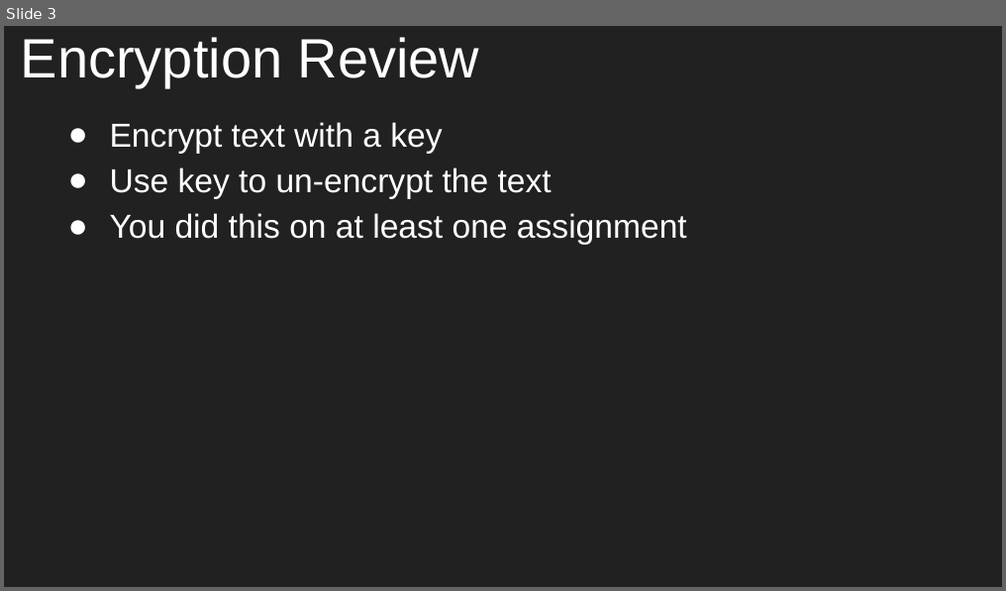
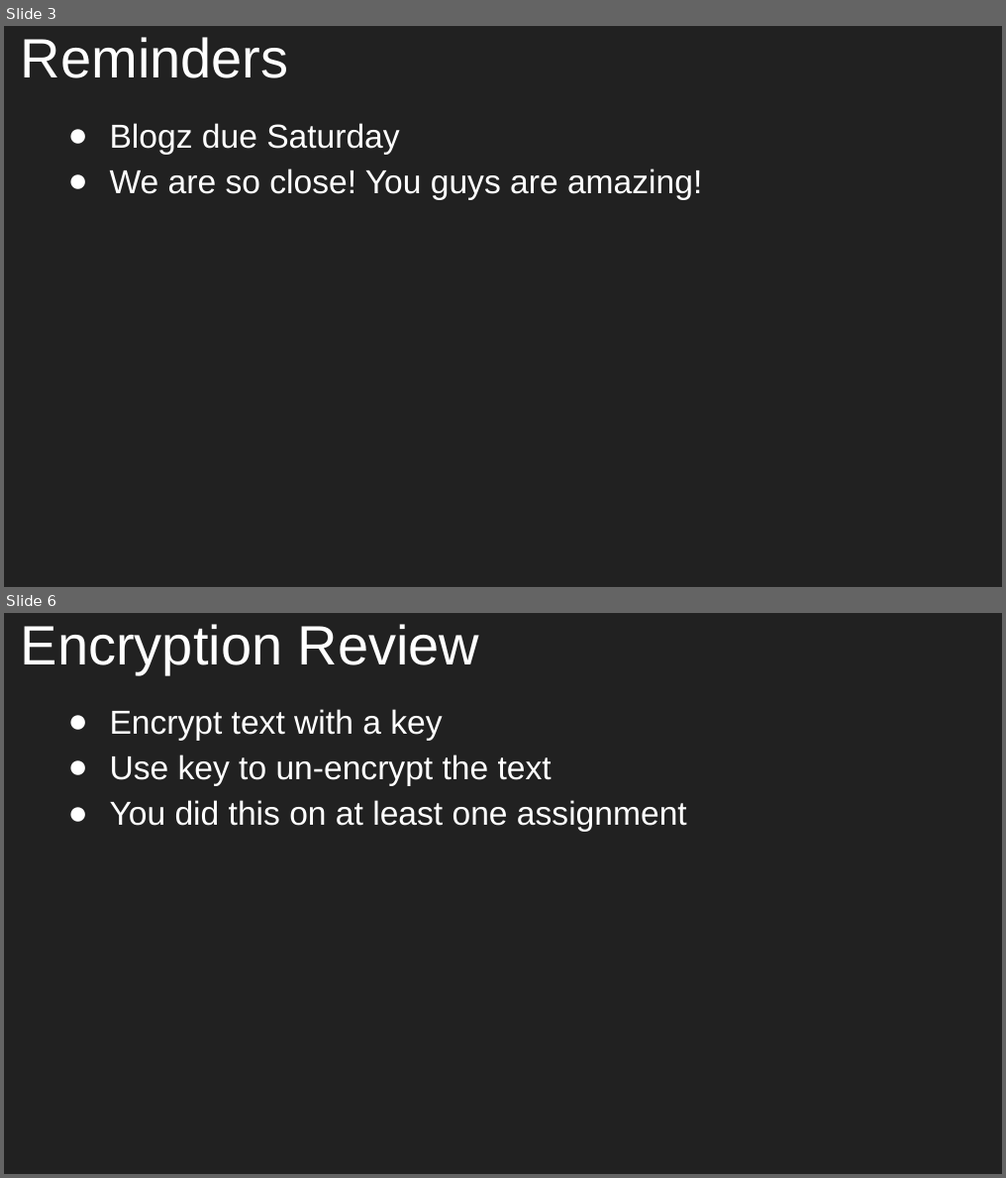
Before and after one commit to aleesham/lc101-unit2, a slide deck: slides/Unit 2 - LC 101 - Class 13.pptx. Shown one above the other, each under a label of ours: slide 3 before the commit, slides 3 and 6 after it; the slides between them are not shown. The pictures are 1006x591 and 1006x1178 pixels, drawn with LibreOffice and Linux fonts; fonts in the diff are those of the drawing. Boxes give left, top, right and bottom in pixels: in the first picture for what was removed or moved away, otherwise in the second. Text is boxed around its words. In the diff, an @@ line names an element or a change of style, - is before the commit and + after.

```diff
--- a/slides/Unit 2 - LC 101 - Class 13.pptx
+++ b/slides/Unit 2 - LC 101 - Class 13.pptx
@@ slide 3 added at box(4, 26, 1002, 587), background #212121 @@
@@ title added at box(21, 37, 289, 78), 40 pt, text #FFFFFF @@
+Reminders
@@ text added at box(110, 123, 702, 200), 24 pt, text #FFFFFF @@
+● Blogz due Saturday
+● We are so close! You guys are amazing!
@@ what was slide 3 is now slide 6 @@
```
Also in this commit, not shown: 1 slide changed, 4 other slides added, 1 slide removed.
